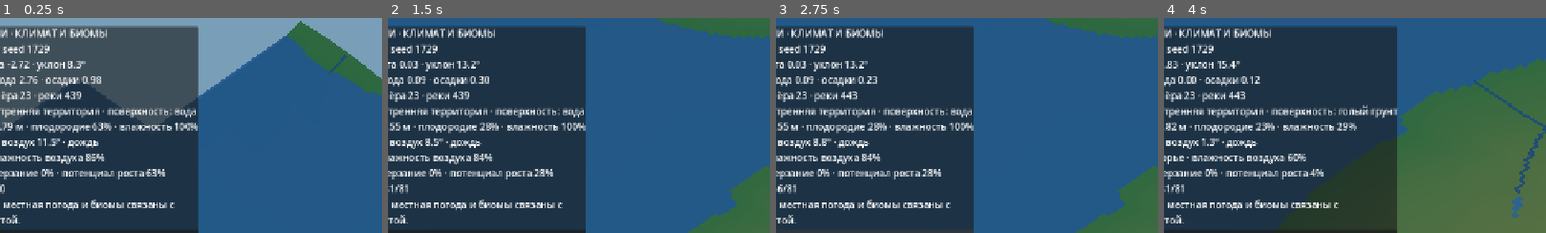
Above: before the commit, frames 1-4 (left to right).
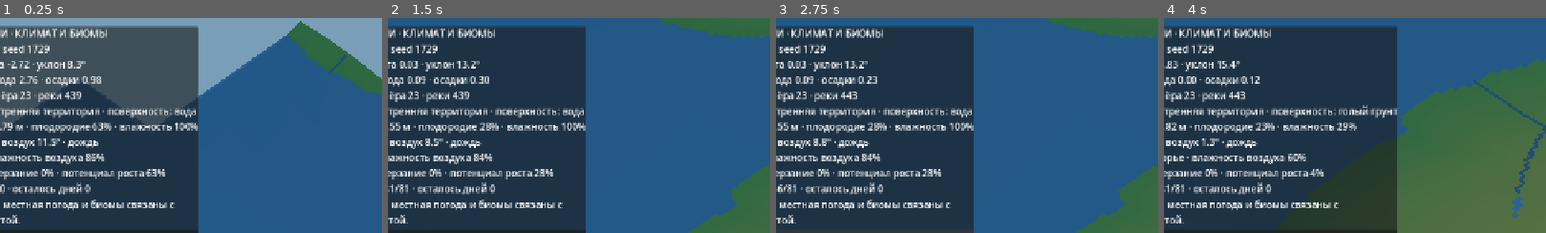
Above: after the commit, the same moments.

Repository: cyrox007/lands-and-ages
Game: Godot game, scene res://scenes/world.tscn
Two runs of this game, one before a commit and one after it. Both use one fixed random seed, a clock stepped at 60 frames per second and the inputs below.
Inputs (mouse positions are % of the whole screen's width and height, from its top left):
- Up to frame 1 (0.25 s): no input
- Up to frame 2 (1.5 s): move the mouse to (72, 45) at 0.52 s; hold D 0.53-1.25 s; click (72, 45) at 0.67 s; drag from (30, 55) to (45, 70) at 1.27 s
- Up to frame 3 (2.75 s): click "Следующий день" at 2 s
- Up to frame 4 (4 s): move the mouse to (60, 28) at 2.77 s; hold D 2.78-3.5 s; drag from (45, 70) to (20, 35) at 3.52 s
The pictures show only the part of the screen within x 11-61%, y 0-50%; the shares and areas given below are measured in that part.

The runs differ from the first frame. In frame 1, 0.6% of the frame differs, in the area x 2-24%, y 76-83%; in frame 2, 0.5%; in frame 3, 0.5%; in frame 4, 0.5%.

Commit message:
perf(world): исполнять переход между сезонами без блокировки кадра

Diff:
--- a/godot/scripts/world.gd
+++ b/godot/scripts/world.gd
@@ -23,6 +23,7 @@
 var _surface: RefCounted
 var _climate: RefCounted
 var _view_mode := 4
+var _days_pending := 0
 var _water_material: StandardMaterial3D
 var _center := Vector2.ZERO
 var _camera: Camera3D
@@ -110,11 +111,11 @@
 	column.add_child(info)
 	var day_button := Button.new()
 	day_button.text = "Следующий день"
-	day_button.pressed.connect(func(): _advance_days(1))
+	day_button.pressed.connect(func(): _queue_days(1))
 	column.add_child(day_button)
 	var season_button := Button.new()
 	season_button.text = "Вперёд на сезон (+24 дня)"
-	season_button.pressed.connect(func(): _advance_days(Climate.SEASON_DAYS))
+	season_button.pressed.connect(func(): _queue_days(Climate.SEASON_DAYS))
 	column.add_child(season_button)
 	var view_button := Button.new()
 	view_button.text = "Слой: рельеф / почва / влага / температура / биом"
@@ -144,6 +145,13 @@
 		movement.y += 1.0
 	if movement.length_squared() > 0.0:
 		_move_center(movement.normalized() * CAMERA_SPEED * delta * _camera.size / 66.0)
+	# Большие переходы по календарю считаются по одному дню за кадр,
+	# чтобы управление камерой и интерфейс не блокировались на сезон.
+	if _days_pending > 0:
+		_simulate_one_day()
+		_days_pending -= 1
+		if _days_pending == 0:
+			_refresh_visible(true)
 	for i in range(mini(BUILD_PER_FRAME, _pending.size())):
 		_create_chunk(_pending.pop_front())
 	_hud_timer += delta
@@ -236,13 +244,14 @@
 	_refresh_visible(true)
 
 
-func _advance_days(number: int) -> void:
-	for step in range(number):
-		_climate.set_day(_climate.day + 1)
-		_hydro.apply_rainfall_map(_climate.rainfall_map())
-		_surface.advance_climate_day(_climate)
-	_refresh_visible(true)
-	_update_hud()
+func _queue_days(number: int) -> void:
+	_days_pending = mini(96, _days_pending + number)
+
+
+func _simulate_one_day() -> void:
+	_climate.set_day(_climate.day + 1)
+	_hydro.apply_rainfall_map(_climate.rainfall_map())
+	_surface.advance_climate_day(_climate)
 
 
 func _cycle_view() -> void:
@@ -284,6 +293,6 @@
 	_status.text += "Снег %.0f%% · промерзание %.0f%% · потенциал роста %.0f%%\n" % [
 		float(ground["snow"]) * 100.0, float(ground["frost"]) * 100.0,
 		float(ground["growth_potential"]) * 100.0]
-	_status.text += "FPS %d · чанки %d/%d" % [
+	_status.text += "FPS %d · чанки %d/%d · осталось дней %d" % [
 		Engine.get_frames_per_second(), _active.size(),
-		_active.size() + _pending.size()]
+		_active.size() + _pending.size(), _days_pending]
